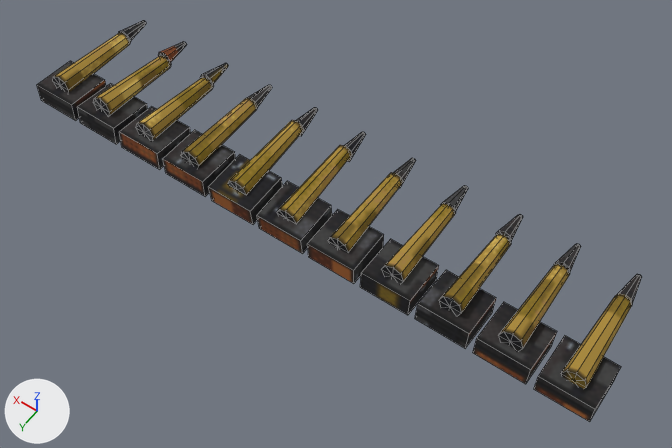
An edit to the FBX model exports/SM_AmmoBelt_01.fbx, drawn before and after from the same camera.
One viewpoint serves both versions: a 50 mm camera at (-0.191, 0.254, 0.396) aimed at (-0.016, 0.009, 0.011). The axes (+X, +Y, +Z) are drawn at lower left. The lights are the same throughout. The older version comes first. Mesh edges are drawn as thin lines.

Names of what the first picture shows: 'SM_AmmoBelt_01'.
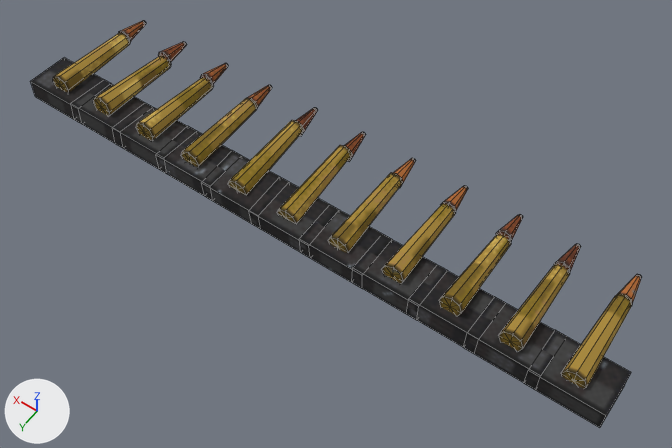
Changed parts and their boxes (x1, y1, x2, y2) in the pictures (672 x 448 px; the box of a moved part takes in the faces that stretch with it):
'SM_AmmoBelt_01', reshaped, surface changed
    before: (37, 20, 642, 422)
    after: (31, 20, 642, 428)
part 1 of me_sm_ammobelt_01, moved or reshaped
    before: (534, 336, 621, 422)
    after: (524, 330, 631, 428)
part 2 of me_sm_ammobelt_01, moved or reshaped
    before: (473, 302, 557, 384)
    after: (463, 297, 555, 390)
part 3 of me_sm_ammobelt_01, moved or reshaped
    before: (415, 270, 496, 348)
    after: (406, 271, 494, 354)
part 4 of me_sm_ammobelt_01, moved or reshaped
    before: (360, 239, 439, 315)
    after: (352, 240, 448, 320)
part 5 of me_sm_ammobelt_01, moved or reshaped
    before: (307, 209, 384, 283)
    after: (299, 210, 392, 288)
part 6 of me_sm_ammobelt_01, moved or reshaped
    before: (257, 181, 332, 254)
    after: (249, 177, 339, 252)
part 7 of me_sm_ammobelt_01, moved or reshaped
    before: (209, 155, 283, 224)
    after: (201, 150, 279, 229)
part 8 of me_sm_ammobelt_01, moved or reshaped
    before: (163, 130, 235, 196)
    after: (156, 126, 232, 201)
part 9 of me_sm_ammobelt_01, moved or reshaped
    before: (119, 107, 191, 169)
    after: (112, 103, 187, 174)
part 10 of me_sm_ammobelt_01, moved or reshaped
    before: (77, 83, 148, 144)
    after: (71, 84, 145, 148)
part 11 of me_sm_ammobelt_01, moved or reshaped
    before: (37, 61, 106, 120)
    after: (31, 58, 111, 122)
part 12 of me_sm_ammobelt_01, surface changed
    both: (37, 20, 642, 422)

The change in detail:
me_sm_ammobelt_01 is used by ob_sm_ammobelt_01; location (0.0, 0.0, 0.0).
me_sm_ammobelt_01 had 484 vertices, 594 faces and spanned x -0.174..0.174, y -0.039..0.036, z 0.013..0.036.
me_sm_ammobelt_01 now has 484 vertices, 594 faces and spans x -0.179..0.179, y -0.039..0.036, z 0.013..0.036.
me_sm_ammobelt_01 part 1: the loose piece of 8 vertices spanning x -0.174..-0.146, y 0.01..0.036, z 0.014..0.026 is scaled about its middle by (1.36, 1, 1).
me_sm_ammobelt_01 part 2: the loose piece of 8 vertices spanning x -0.142..-0.114, y 0.01..0.036, z 0.013..0.027 is scaled about its middle by (1.36, 1, 1).
me_sm_ammobelt_01 part 3: the loose piece of 8 vertices spanning x -0.11..-0.082, y 0.01..0.036, z 0.013..0.027 is scaled about its middle by (1.36, 1, 1).
me_sm_ammobelt_01 part 4: the loose piece of 8 vertices spanning x -0.078..-0.05, y 0.01..0.036, z 0.014..0.026 is scaled about its middle by (1.36, 1, 1).
me_sm_ammobelt_01 part 5: the loose piece of 8 vertices spanning x -0.046..-0.018, y 0.01..0.036, z 0.014..0.026 is scaled about its middle by (1.36, 1, 1).
me_sm_ammobelt_01 part 6: the loose piece of 8 vertices spanning x -0.014..0.014, y 0.01..0.036, z 0.013..0.027 is scaled about its middle by (1.36, 1, 1).
me_sm_ammobelt_01 part 7: the loose piece of 8 vertices spanning x 0.018..0.046, y 0.01..0.036, z 0.013..0.027 is scaled about its middle by (1.36, 1, 1).
me_sm_ammobelt_01 part 8: the loose piece of 8 vertices spanning x 0.05..0.078, y 0.01..0.036, z 0.014..0.026 is scaled about its middle by (1.36, 1, 1).
me_sm_ammobelt_01 part 9: the loose piece of 8 vertices spanning x 0.082..0.11, y 0.01..0.036, z 0.013..0.027 is scaled about its middle by (1.36, 1, 1).
me_sm_ammobelt_01 part 10: the loose piece of 8 vertices spanning x 0.114..0.142, y 0.01..0.036, z 0.013..0.027 is scaled about its middle by (1.36, 1, 1).
me_sm_ammobelt_01 part 11: the loose piece of 8 vertices spanning x 0.146..0.174, y 0.01..0.036, z 0.014..0.026 is scaled about its middle by (1.36, 1, 1).
me_sm_ammobelt_01 part 12: texture (UV) coordinates of 506 of 594 faces, centred in x -0.174..0.174, y -0.039..0.036, z 0.014..0.034, changed; they spanned u 0.0..1.0, v 0.65..0.88 and now span u 0.0..0.99, v 0.61..1.0.
